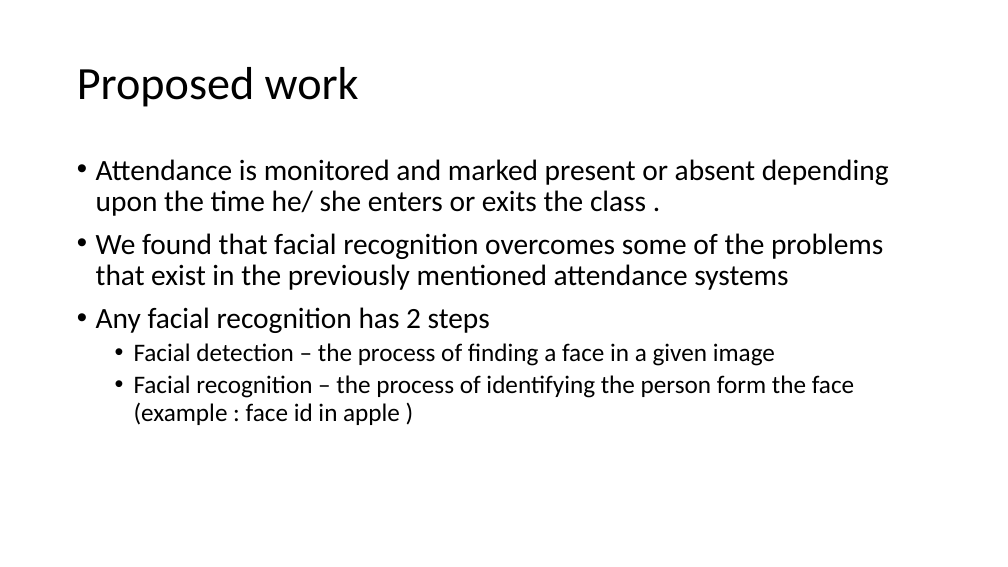
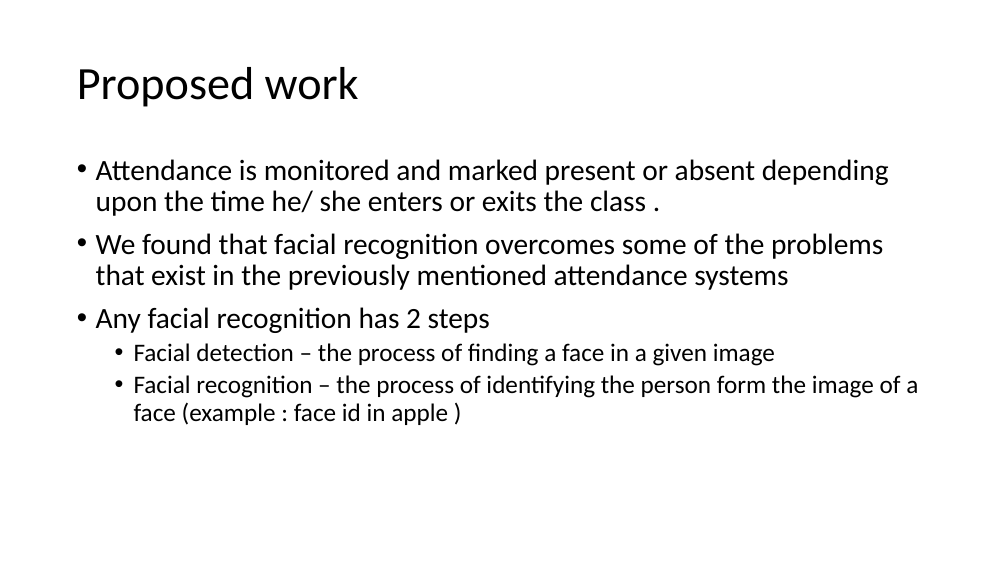
Before and after one commit to Chandru-crypted/Attendance_system_using_facial_recognition, a slide deck: slide 8 of Problem statement.pptx. Drawn at 1008x567 pixels with LibreOffice and Linux fonts; fonts in the diff are those of the drawing. Boxes give left, top, right and bottom in pixels: in the first picture for what was removed or moved away, otherwise in the second. Text is boxed around its words. In the diff, an @@ line names an element or a change of style, - is before the commit and + after.

Commit message:
Corrected an error in facial recognition defintion

```diff
--- a/Problem statement.pptx
+++ b/Problem statement.pptx
@@ text at (134, 375, 918, 425): text changed @@
-  • Facial recognition – the process of identifying the person form the face (example : face id in apple )
+  • Facial recognition – the process of identifying the person form the image of a face (example : face id in apple )
```
Also in this commit, not shown: 1 other file.
